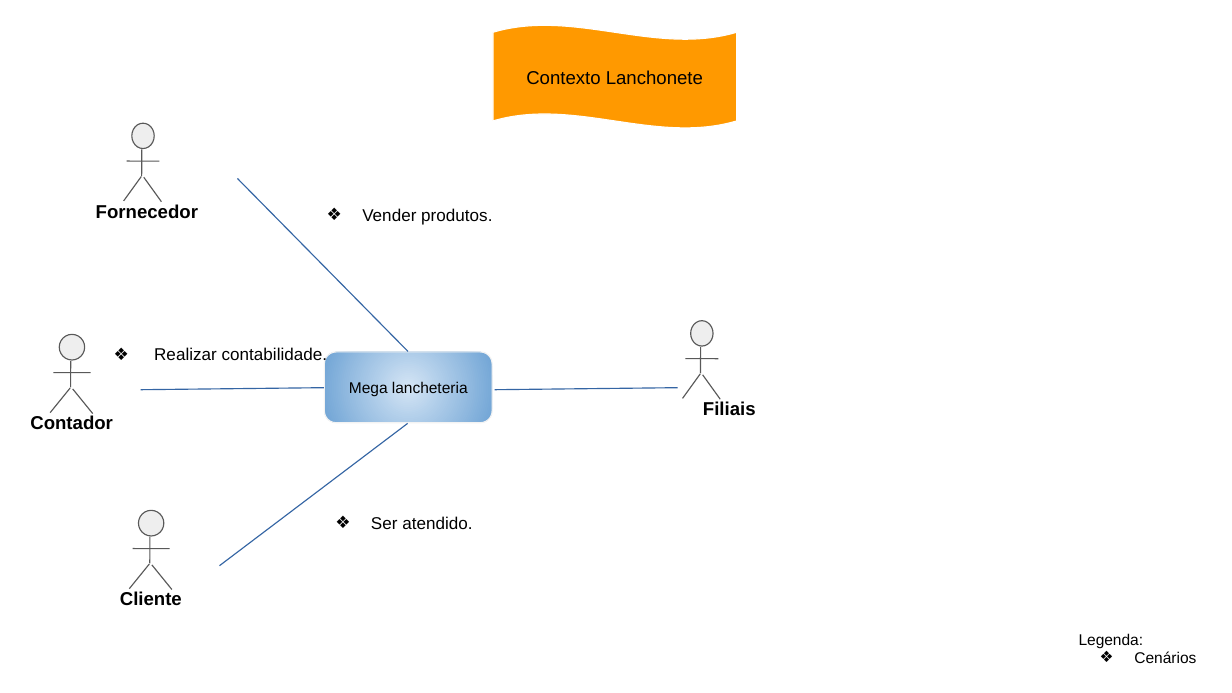
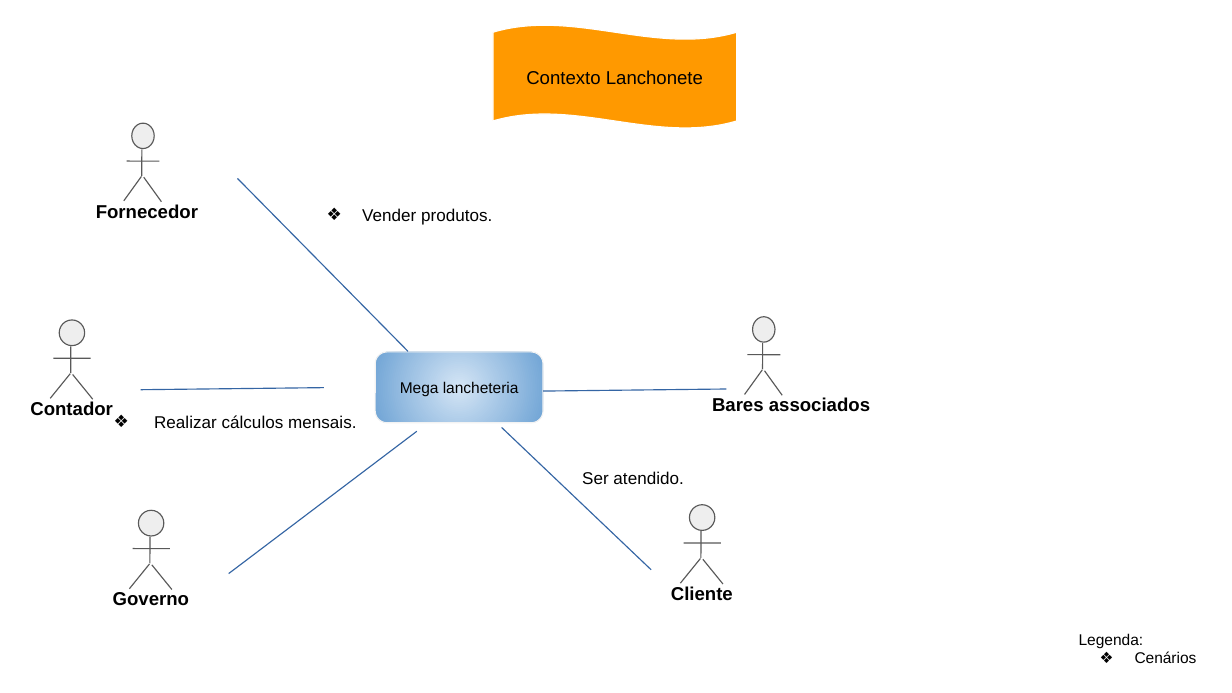
Before and after one commit to Darienzo08/ope_ads, a slide deck: slide 1 of docs/ARTEFATOS(15-23)/Arquitetura_Negócio/15) Arquitetura de Negócio para cada Cenário.pptx. Drawn at 1232x693 pixels with LibreOffice and Linux fonts; fonts in the diff are those of the drawing. Boxes give left, top, right and bottom in pixels: in the first picture for what was removed or moved away, otherwise in the second. Text is boxed around its words. In the diff, an @@ line names an element or a change of style, - is before the commit and + after.

```diff
--- a/docs/ARTEFATOS(15-23)/Arquitetura_Negócio/15) Arquitetura de Negócio para cada Cenário.pptx
+++ b/docs/ARTEFATOS(15-23)/Arquitetura_Negócio/15) Arquitetura de Negócio para cada Cenário.pptx
@@ freeform shape at (238, 179, 409, 352): outline redrawn @@
@@ 4 freeform shapes, 1 text, 1 ellipse: place and size @@
-4 freeform shapes, 1 text, 1 ellipse at (30, 334, 113, 430)
+4 freeform shapes, 1 text, 1 ellipse at (30, 320, 113, 416)
@@ ellipse: place and size @@
-ellipse at (691, 321, 713, 347)
+ellipse at (752, 316, 775, 342)
@@ rounded rectangle "Mega lancheteria": place and size @@
-rounded rectangle "Mega lancheteria" at (324, 352, 492, 423)
+rounded rectangle "Mega lancheteria" at (376, 352, 543, 423)
@@ freeform shape: place and size @@
-freeform shape at (685, 359, 718, 359)
+freeform shape at (748, 354, 780, 354)
@@ freeform shape: place and size @@
-freeform shape at (701, 347, 701, 373)
+freeform shape at (762, 343, 762, 370)
@@ freeform shape: place and size @@
-freeform shape at (495, 388, 679, 390)
+freeform shape at (543, 389, 727, 391)
@@ freeform shape at (745, 370, 762, 395): rotation 180 to 0 degrees; outline redrawn @@
@@ freeform shape at (765, 371, 783, 396): rotation 0 to 180 degrees; outline redrawn @@
@@ text at (154, 415, 356, 428): text changed @@
-❖ Realizar contabilidade.
+❖ Realizar cálculos mensais.
@@ text removed at (703, 401, 756, 416) @@
-Filiais
@@ text added at (712, 397, 870, 412), 12 pt, text #000000, bold @@
+Bares associados
@@ freeform shape: place and size @@
-freeform shape at (219, 424, 407, 566)
+freeform shape at (229, 432, 417, 574)
@@ freeform shape added at (502, 428, 652, 570), outline #3465A4 0.74 pt @@
@@ text "Ser atendido.": place and size @@
-text "Ser atendido." at (371, 516, 472, 529)
+text "Ser atendido." at (582, 471, 683, 484)
@@ text "Ser atendido." at (582, 471, 683, 484): bullet ❖ to none @@
@@ group added at (681, 505, 723, 584): 4 freeform shapes, 1 ellipse @@
@@ text added at (113, 592, 189, 606), 12 pt, text #000000, bold @@
+Governo
@@ text "Cliente": place and size @@
-text "Cliente" at (120, 591, 182, 606)
+text "Cliente" at (671, 586, 733, 601)
```
Also in this commit, not shown: 1 other slide changed.
